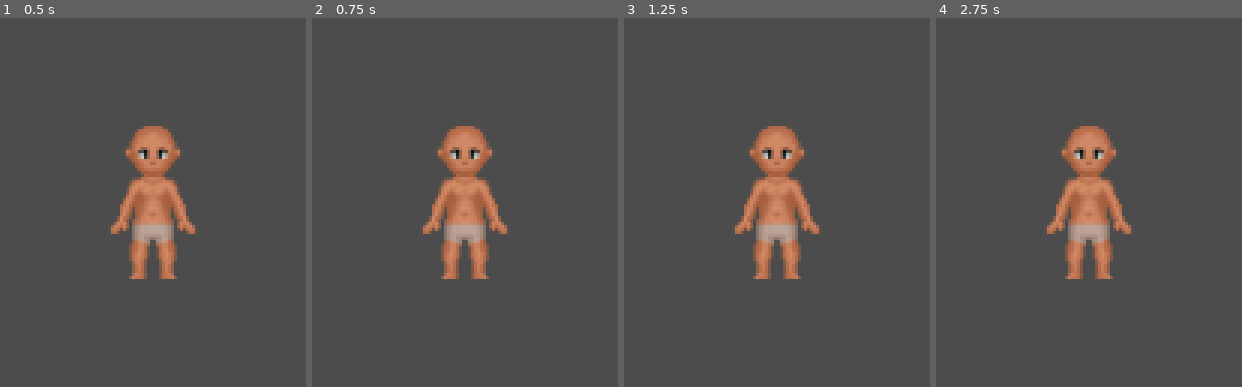
Above: before the commit, frames 1-4 (left to right).
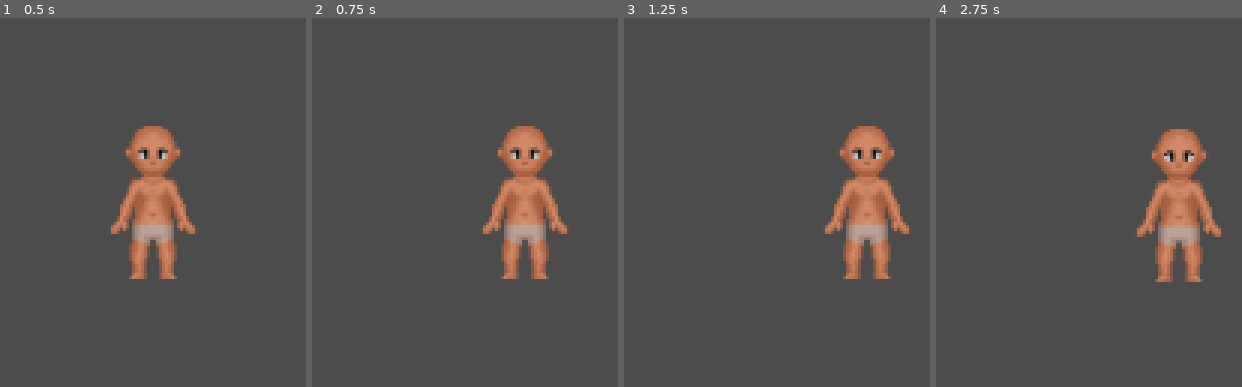
Above: after the commit, the same moments.

Repository: OtterStyles/Woodentale
Game: Godot game, scene res://Scene/TestHub.tscn
The game is run twice, just before and just after one commit, with the same random seed, the same clock (stepped at 60 frames per second) and the same inputs.
Inputs:
- Up to frame 1 (0.5 s): no input
- Up to frame 2 (0.75 s): tap Enter at 0.5 s; hold Right (ui_right) from 0.53 s (still down)
- Up to frame 3 (1.25 s): keep holding Right (ui_right)
- Up to frame 4 (2.75 s): release Right (ui_right) at 1.28 s; hold Down (ui_down) 1.28-2.03 s; hold Right (ui_right) from 2.03 s (still down)

Frame 1 is identical in both runs. In frame 2, 12% of the frame differs, in the area x 36-84%, y 29-71%; in frame 3, 13%, in the area x 36-94%, y 29-71%; in frame 4, 13%.

Commit message:
Tweek the PlayerSpeed and smoothen Camera

Diff:
--- a/Woodentale/PreFab/Player.tscn
+++ b/Woodentale/PreFab/Player.tscn
@@ -1,7 +1,24 @@
-[gd_scene load_steps=4 format=2]
+[gd_scene load_steps=10 format=2]
 
 [ext_resource path="res://Artwork/64Base.png" type="Texture" id=1]
 [ext_resource path="res://Skripts/Player.gd" type="Script" id=2]
+
+[sub_resource type="AnimationNodeBlendSpace2D" id=2]
+
+[sub_resource type="AnimationNodeBlendSpace2D" id=3]
+
+[sub_resource type="AnimationNodeStateMachineTransition" id=4]
+
+[sub_resource type="AnimationNodeStateMachineTransition" id=5]
+
+[sub_resource type="AnimationNodeStateMachine" id=6]
+states/Walking/node = SubResource( 2 )
+states/Walking/position = Vector2( 223, 156 )
+states/Working/node = SubResource( 3 )
+states/Working/position = Vector2( 223, 250 )
+transitions = [ "Walking", "Working", SubResource( 4 ), "Working", "Walking", SubResource( 5 ) ]
+
+[sub_resource type="AnimationNodeStateMachinePlayback" id=7]
 
 [sub_resource type="CapsuleShape2D" id=1]
 radius = 12.0
@@ -9,6 +26,18 @@
 
 [node name="Player" type="KinematicBody2D"]
 script = ExtResource( 2 )
+
+[node name="Animation" type="Node" parent="."]
+
+[node name="AnimationPlayer" type="AnimationPlayer" parent="Animation"]
+root_node = NodePath("../..")
+
+[node name="AnimationTree" type="AnimationTree" parent="Animation"]
+tree_root = SubResource( 6 )
+anim_player = NodePath("../AnimationPlayer")
+parameters/playback = SubResource( 7 )
+parameters/Walking/blend_position = Vector2( 0, 0 )
+parameters/Working/blend_position = Vector2( 0, 0 )
 
 [node name="Sprite" type="Sprite" parent="."]
 position = Vector2( 0, -32 )
@@ -20,3 +49,4 @@
 
 [node name="Camera2D" type="Camera2D" parent="."]
 current = true
+smoothing_enabled = true
--- a/Woodentale/Resource/PlayerStats.gd
+++ b/Woodentale/Resource/PlayerStats.gd
@@ -4,6 +4,12 @@
 
 enum Movement {
 	Speed = 400,
-	MaxSpeed = 500,
-	Friction = 40
+	Sprint = 600,
+	Acceleration = 50,
+	Friction = 1
 }
+
+enum Multiplier {
+	SpeedAbs = 0,
+	SpeedPerc = 1
+}
--- a/Woodentale/Skripts/Player.gd
+++ b/Woodentale/Skripts/Player.gd
@@ -1,15 +1,31 @@
 extends KinematicBody2D
+
+# Movement
+var velocity = Vector2()
+var speed = PlayerStats.Movement.Speed
+
+
+func getInput():
+	var input = Vector2()
+	if Input.is_action_pressed("ui_left"):
+		input.x -= 1
+	if Input.is_action_pressed("ui_right"):
+		input.x += 1
+	if Input.is_action_pressed("ui_up"):
+		input.y -= 1
+	if Input.is_action_pressed("ui_down"):
+		input.y += 1
+	return input
+
+func calculateStats():
+	speed = (PlayerStats.Movement.Speed + PlayerStats.Multiplier.SpeedAbs) * PlayerStats.Multiplier.SpeedPerc
 
 
 func _process(delta):
-	var velocity = Vector2.ZERO
-	if Input.is_action_pressed("ui_left"):
-		velocity.x = -PlayerStats.Movement.Speed
-	if Input.is_action_pressed("ui_right"):
-		velocity.x =  PlayerStats.Movement.Speed
-	if Input.is_action_pressed("ui_up"):
-		velocity.y = -PlayerStats.Movement.Speed
-	if Input.is_action_pressed("ui_down"):
-		velocity.y = PlayerStats.Movement.Speed
-
-	move_and_slide(velocity)
+	calculateStats()
+	var direction = getInput()
+	if direction.length() > 0:
+		velocity = lerp(velocity, direction * speed, PlayerStats.Movement.Acceleration)
+	else:
+		velocity = lerp(velocity, Vector2.ZERO, PlayerStats.Movement.Friction)
+	velocity = move_and_slide(velocity * delta)
--- a/Woodentale/project.godot
+++ b/Woodentale/project.godot
@@ -28,8 +28,8 @@
 
 window/size/width=960
 window/size/height=540
-window/size/test_width=3840
-window/size/test_height=2160
+window/size/test_width=1920
+window/size/test_height=1080
 window/dpi/allow_hidpi=true
 window/stretch/mode="viewport"
 window/stretch/aspect="expand"
